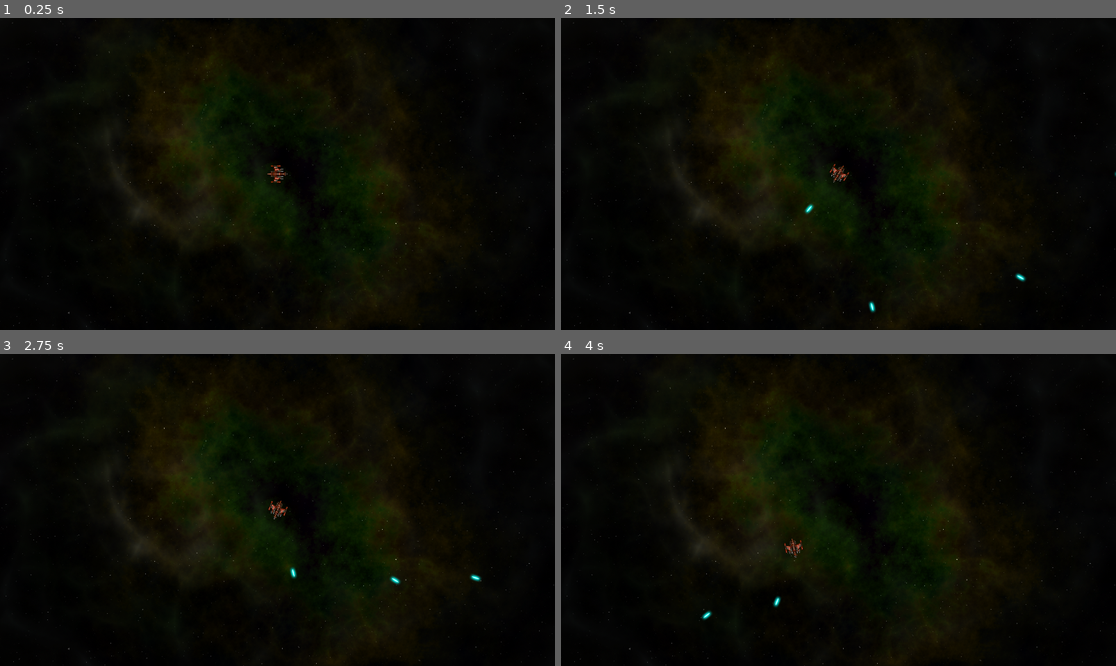
Above: before the commit, frames 1-4 (two rows, left to right).
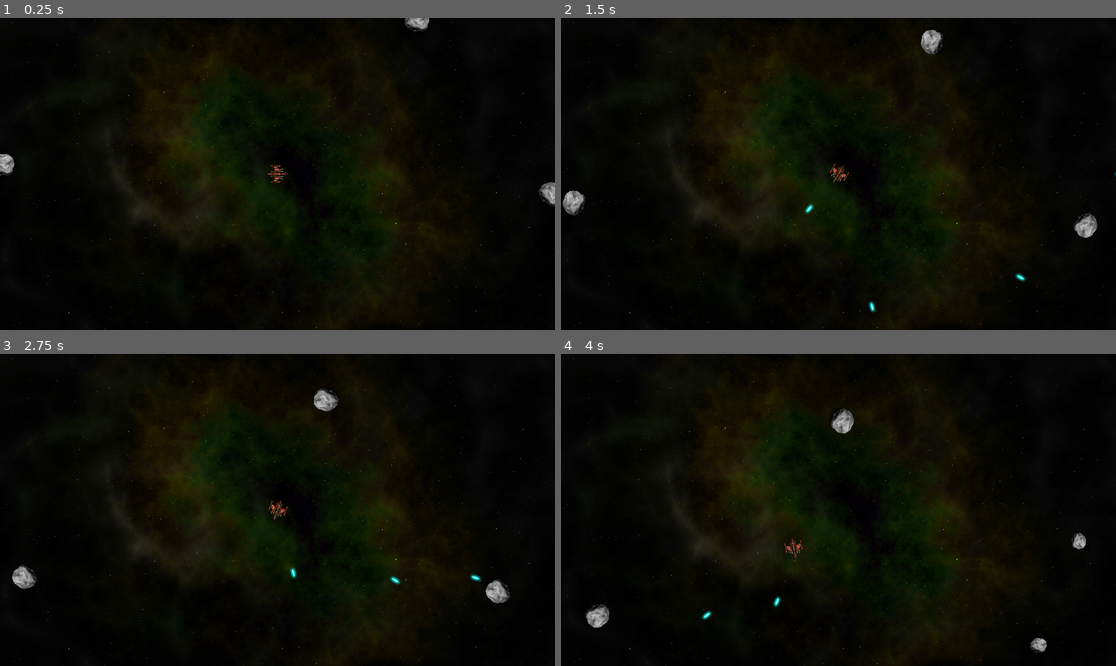
Above: after the commit, the same moments.

Repository: clayclay360/RockBreaker
Game: Godot game, scene res://Scenes/Main.tscn
Same seed, same stepped clock (60 frames per second), same inputs: the game is played once before the commit and once after it.
Inputs:
- Up to frame 1 (0.25 s): no input
- Up to frame 2 (1.5 s): hold D (rotate_right) 0.53-1.28 s; hold Space (shoot) 0.53-1.28 s; hold A (rotate_left) from 1.28 s (still down); tap Space (shoot) at 1.35 s
- Up to frame 3 (2.75 s): release A (rotate_left) at 2.03 s; hold D (rotate_right) from 2.03 s (still down); hold Space (shoot) from 2.03 s (still down)
- Up to frame 4 (4 s): release D (rotate_right) at 2.78 s; release Space (shoot) at 2.78 s; hold W (thrust) 2.78-3.53 s; tap Space (shoot) at 2.85 s; hold A (rotate_left) from 3.53 s (still down); hold Space (shoot) from 3.53 s (still down)

The runs differ from the first frame. In frame 1, 0.5% of the frame differs, in the area x 0-100%, y 0-61%; in frame 2, 0.7%; in frame 3, 0.7%, in the area x 2-92%, y 10-80%; in frame 4, 0.7%.

Commit message:
Commit 3
Finished rocks, animations and signals

Diff:
--- /dev/null
+++ b/Scenes/Explosion.tscn
@@ -0,0 +1,30 @@
+[gd_scene load_steps=3 format=2]
+
+[ext_resource path="res://elements/explosion 3.png" type="Texture" id=1]
+
+[sub_resource type="Animation" id=1]
+resource_name = "Explosion"
+length = 0.65
+step = 0.01
+tracks/0/type = "value"
+tracks/0/path = NodePath(".:frame")
+tracks/0/interp = 1
+tracks/0/loop_wrap = true
+tracks/0/imported = false
+tracks/0/enabled = true
+tracks/0/keys = {
+"times": PoolRealArray( 0, 0.01, 0.02, 0.03, 0.04, 0.05, 0.06, 0.07, 0.08, 0.09, 0.1, 0.11, 0.12, 0.13, 0.14, 0.15, 0.16, 0.17, 0.18, 0.19, 0.2, 0.21, 0.22, 0.23, 0.24, 0.25, 0.26, 0.27, 0.28, 0.29, 0.3, 0.31, 0.32, 0.33, 0.34, 0.35, 0.36, 0.37, 0.38, 0.39, 0.4, 0.41, 0.42, 0.43, 0.44, 0.45, 0.46, 0.47, 0.48, 0.49, 0.5, 0.51, 0.52, 0.53, 0.54, 0.55, 0.56, 0.57, 0.58, 0.59, 0.6, 0.61, 0.62, 0.63, 0.64, 0.65 ),
+"transitions": PoolRealArray( 1, 1, 1, 1, 1, 1, 1, 1, 1, 1, 1, 1, 1, 1, 1, 1, 1, 1, 1, 1, 1, 1, 1, 1, 1, 1, 1, 1, 1, 1, 1, 1, 1, 1, 1, 1, 1, 1, 1, 1, 1, 1, 1, 1, 1, 1, 1, 1, 1, 1, 1, 1, 1, 1, 1, 1, 1, 1, 1, 1, 1, 1, 1, 1, 1, 1 ),
+"update": 1,
+"values": [ 1, 2, 3, 4, 5, 6, 7, 8, 9, 10, 11, 12, 13, 14, 15, 16, 17, 18, 19, 20, 21, 22, 23, 24, 25, 26, 27, 28, 29, 30, 31, 32, 33, 34, 35, 36, 37, 38, 39, 40, 41, 42, 43, 44, 45, 46, 47, 48, 49, 50, 51, 52, 53, 54, 55, 56, 57, 58, 59, 60, 61, 62, 63, 63, 63, 0 ]
+}
+
+[node name="Explosion" type="Sprite"]
+texture = ExtResource( 1 )
+offset = Vector2( 8, 8 )
+vframes = 8
+hframes = 8
+frame = 1
+
+[node name="AnimationPlayer" type="AnimationPlayer" parent="."]
+anims/Explosion = SubResource( 1 )
--- a/Scenes/Main.tscn
+++ b/Scenes/Main.tscn
@@ -1,11 +1,18 @@
-[gd_scene load_steps=4 format=2]
+[gd_scene load_steps=6 format=2]
 
 [ext_resource path="res://Scenes/Player.tscn" type="PackedScene" id=1]
 [ext_resource path="res://Scripts/Main.gd" type="Script" id=2]
 [ext_resource path="res://background/space_background.png" type="Texture" id=3]
+[ext_resource path="res://Scenes/Rock.tscn" type="PackedScene" id=4]
+
+[sub_resource type="Curve2D" id=1]
+_data = {
+"points": PoolVector2Array( 0, 0, 0, 0, -77.0157, -90.1502, 0, 0, 0, 0, 1948.51, -96.4998, 0, 0, 0, 0, 1967.56, 1160.72, 0, 0, 0, 0, -73.8409, 1144.85, 0, 0, 0, 0, -77.0157, -90.1502 )
+}
 
 [node name="Main" type="Node2D"]
 script = ExtResource( 2 )
+Rock = ExtResource( 4 )
 
 [node name="BackGround" type="Sprite" parent="."]
 position = Vector2( 960, 540 )
@@ -13,4 +20,13 @@
 
 [node name="Player" parent="." instance=ExtResource( 1 )]
 position = Vector2( 960, 540 )
+
+[node name="RockPath" type="Path2D" parent="."]
+curve = SubResource( 1 )
+
+[node name="RockSpawn" type="PathFollow2D" parent="RockPath"]
+position = Vector2( -77.0157, -90.1502 )
+rotation = -0.00313446
+
+[node name="Rocks" type="Node2D" parent="."]
 [connection signal="shoot" from="Player" to="." method="_on_Player_shoot"]
--- a/Scenes/Player.tscn
+++ b/Scenes/Player.tscn
@@ -1,13 +1,16 @@
-[gd_scene load_steps=5 format=2]
+[gd_scene load_steps=6 format=2]
 
 [ext_resource path="res://player/player_ship.png" type="Texture" id=1]
 [ext_resource path="res://Scripts/Player.gd" type="Script" id=2]
 [ext_resource path="res://Scenes/Bullet.tscn" type="PackedScene" id=3]
+[ext_resource path="res://Scenes/Explosion.tscn" type="PackedScene" id=4]
 
 [sub_resource type="CircleShape2D" id=1]
 radius = 30.0
 
 [node name="Player" type="RigidBody2D"]
+contacts_reported = 1
+contact_monitor = true
 linear_damp = 1.0
 angular_damp = 10.0
 script = ExtResource( 2 )
@@ -32,4 +35,15 @@
 wait_time = 0.25
 one_shot = true
 autostart = true
+
+[node name="Explosion" parent="." instance=ExtResource( 4 )]
+
+[node name="InvulnerabilityTimer" type="Timer" parent="."]
+wait_time = 2.0
+one_shot = true
+[connection signal="body_entered" from="." to="." method="_on_Player_body_entered"]
 [connection signal="timeout" from="GunTimer" to="." method="_on_GunTimer_timeout"]
+[connection signal="animation_finished" from="Explosion/AnimationPlayer" to="." method="_on_AnimationPlayer_animation_finished"]
+[connection signal="timeout" from="InvulnerabilityTimer" to="." method="_on_InvulnerabilityTimer_timeout"]
+
+[editable path="Explosion"]
--- /dev/null
+++ b/Scenes/Rock.tscn
@@ -0,0 +1,26 @@
+[gd_scene load_steps=5 format=2]
+
+[ext_resource path="res://Scripts/Rock.gd" type="Script" id=1]
+[ext_resource path="res://rock/rock.png" type="Texture" id=2]
+[ext_resource path="res://Scenes/Explosion.tscn" type="PackedScene" id=3]
+
+[sub_resource type="PhysicsMaterial" id=1]
+bounce = 1.0
+
+[node name="Rock" type="RigidBody2D" groups=[
+"rocks",
+]]
+physics_material_override = SubResource( 1 )
+linear_damp = 0.0
+angular_damp = 0.0
+script = ExtResource( 1 )
+
+[node name="CollisionShape2D" type="CollisionShape2D" parent="."]
+
+[node name="Sprite" type="Sprite" parent="."]
+texture = ExtResource( 2 )
+
+[node name="Explosion" parent="." instance=ExtResource( 3 )]
+[connection signal="animation_finished" from="Explosion/AnimationPlayer" to="." method="_on_AnimationPlayer_animation_finished"]
+
+[editable path="Explosion"]
--- a/Scripts/Main.gd
+++ b/Scripts/Main.gd
@@ -1,15 +1,30 @@
 extends Node2D
 
 
-# Declare member variables here. Examples:
-# var a = 2
-# var b = "text"
+export (PackedScene) var Rock
+var screen_size
 
 
 # Called when the node enters the scene tree for the first time.
 func _ready():
-	pass # Replace with function body.
+	randomize()
+	screen_size = get_viewport().get_visible_rect().size
+	$Player.screen_size = screen_size
+	for x in range(3):
+		spawn_rock(3)
 
+
+func spawn_rock(size, pos = null, vel = null):
+	if !pos:
+		$RockPath/RockSpawn.set_offset(randi())
+		pos = $RockPath/RockSpawn.position
+	if !vel:
+		vel = Vector2(1,0).rotated(rand_range(9,2 * PI)) * rand_range(100,150)
+	var r = Rock.instance()
+	r.screen_size = screen_size
+	r.start(pos, vel, size)
+	$Rocks.add_child(r)
+	r.connect("exploded", self, "_on_Rock_exploded")
 
 # Called every frame. 'delta' is the elapsed time since the previous frame.
 #func _process(delta):
@@ -20,3 +35,15 @@
 	var b = bullet.instance()
 	b.start(pos,dir)
 	add_child(b)
+
+
+
+func _on_Rock_exploded(size, radius, pos, vel):
+	print("hit")
+	if size <= 1:
+		return
+	for offset in [-1,1]:
+		var dir = (pos - $Player.position).normalized().tangent() * offset
+		var newpos = pos + dir * radius
+		var newvel = dir * vel.length() * 1.1
+		spawn_rock(size - 1, newpos, newvel)
--- a/Scripts/Player.gd
+++ b/Scripts/Player.gd
@@ -11,10 +11,12 @@
 var thrust = Vector2()
 var rotation_dir = 0
 var can_shoot = true
+var lives = 3
 
 var screen_size = Vector2()
 
 signal shoot
+signal dead
 
 # Called when the node enters the scene tree for the first time.
 func _ready():
@@ -25,15 +27,21 @@
 	match new_state:
 		INIT:
 			$CollisionShape2D.disabled = true
+			$Sprite.modulate.a = 0.5
 			pass
 		ALIVE:
 			$CollisionShape2D.disabled = false
+			$Sprite.modulate.a = 1
 			pass
 		INVULNERABLE:
 			$CollisionShape2D.disabled = true
+			$Sprite.modulate.a = 0.5
 			pass
 		DEAD:
 			$CollisionShape2D.disabled = true
+			$Sprite.hide()
+			linear_velocity = Vector2()
+			emit_signal("dead")
 			pass
 
 func _process(delta):
@@ -81,3 +89,22 @@
 
 func _on_GunTimer_timeout():
 	can_shoot = true
+
+func _on_InvulnerabilityTimer_timeout():
+	change_state(ALIVE)
+
+func _on_AnimationPlayer_animation_finished(anim_name):
+	$Explosion.hide()
+
+
+func _on_Player_body_entered(body):
+	if body.is_in_group("rocks"):
+		body.explode()
+		$Explosion.show()
+		$Explosion/AnimationPlayer.play("Explosion")
+		$InvulnerabilityTimer.start()
+		lives -= 1
+		if lives <= 0:
+			change_state(DEAD)
+		else:
+			change_state(INVULNERABLE)
--- /dev/null
+++ b/Scripts/Rock.gd
@@ -0,0 +1,53 @@
+extends RigidBody2D
+
+var screen_size = Vector2()
+var size = Vector2()
+var radius
+var scale_factor = 0.2
+
+signal exploded
+
+func start(pos, velocity, _size):
+	position = pos
+	size = _size
+	mass = 1.5 * size
+	$Sprite.scale = Vector2(1,1) * scale_factor * size
+	radius = int($Sprite.texture.get_size().x / 2 * scale_factor * size)
+	var shape = CircleShape2D.new()
+	shape.radius = radius
+	$CollisionShape2D.shape = shape
+	linear_velocity = velocity
+	angular_velocity = rand_range(-1.5,1.5)
+	$Explosion.scale = Vector2(.75,.75) * size
+
+func explode():
+	layers = 0
+	$Sprite.hide()
+	$Explosion/AnimationPlayer.play("Explosion")
+	emit_signal("exploded", size, radius, position, linear_velocity)
+	linear_velocity = Vector2()
+	angular_velocity = 0
+
+func _integrate_forces(state):
+	var xform = state.get_transform()
+	if xform.origin.x > screen_size.x:
+		xform.origin.x = 0
+	if xform.origin.x < 0:
+		xform.origin.x = screen_size.x
+	if xform.origin.y > screen_size.y:
+		xform.origin.y = 0
+	if xform.origin.y < 0:
+		xform.origin.y = screen_size.y
+	state.set_transform(xform)
+
+# Called when the node enters the scene tree for the first time.
+func _ready():
+	pass # Replace with function body.
+
+
+# Called every frame. 'delta' is the elapsed time since the previous frame.
+#func _process(delta):
+#	pass
+
+func _on_AnimationPlayer_animation_finished(anim_name):
+	$Explosion.queue_free()
